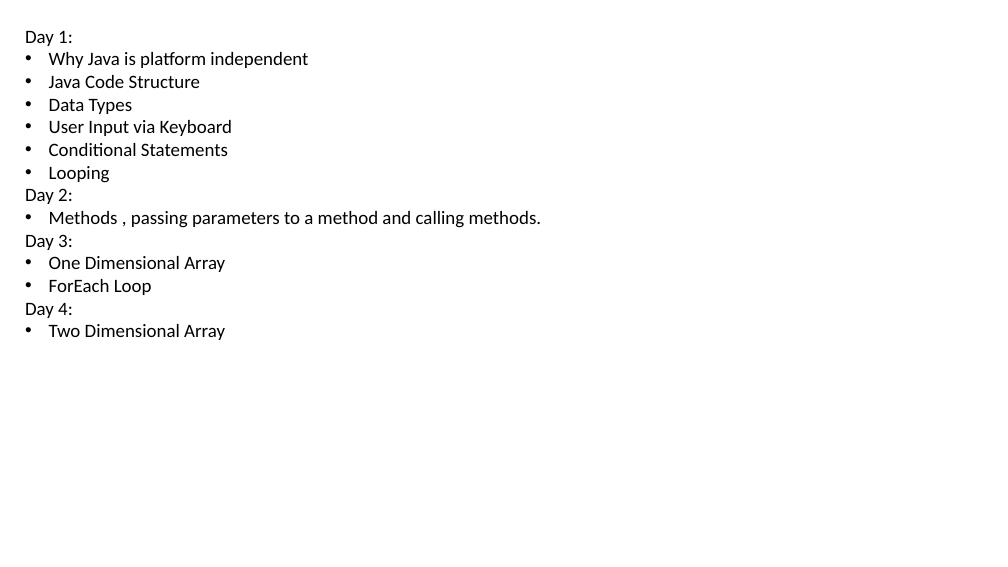
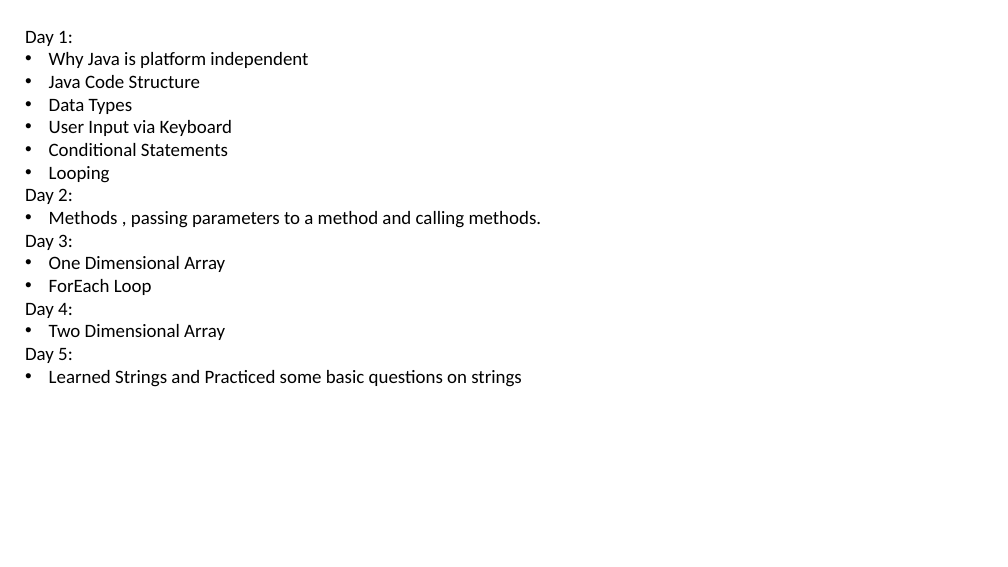
Before and after one commit to ahibhushan/100DaysOfCode, a slide deck: slide 1 of Stats.pptx. Drawn at 1008x567 pixels with LibreOffice and Linux fonts; fonts in the diff are those of the drawing. Boxes give left, top, right and bottom in pixels: in the first picture for what was removed or moved away, otherwise in the second. Text is boxed around its words. In the diff, an @@ line names an element or a change of style, - is before the commit and + after.

```diff
--- a/Stats.pptx
+++ b/Stats.pptx
@@ text at [25,348,522,387]: paragraphs added @@
+Day 5:
+• Learned Strings and Practiced some basic questions on strings
```
Also in this commit, not shown: 5 other files.
